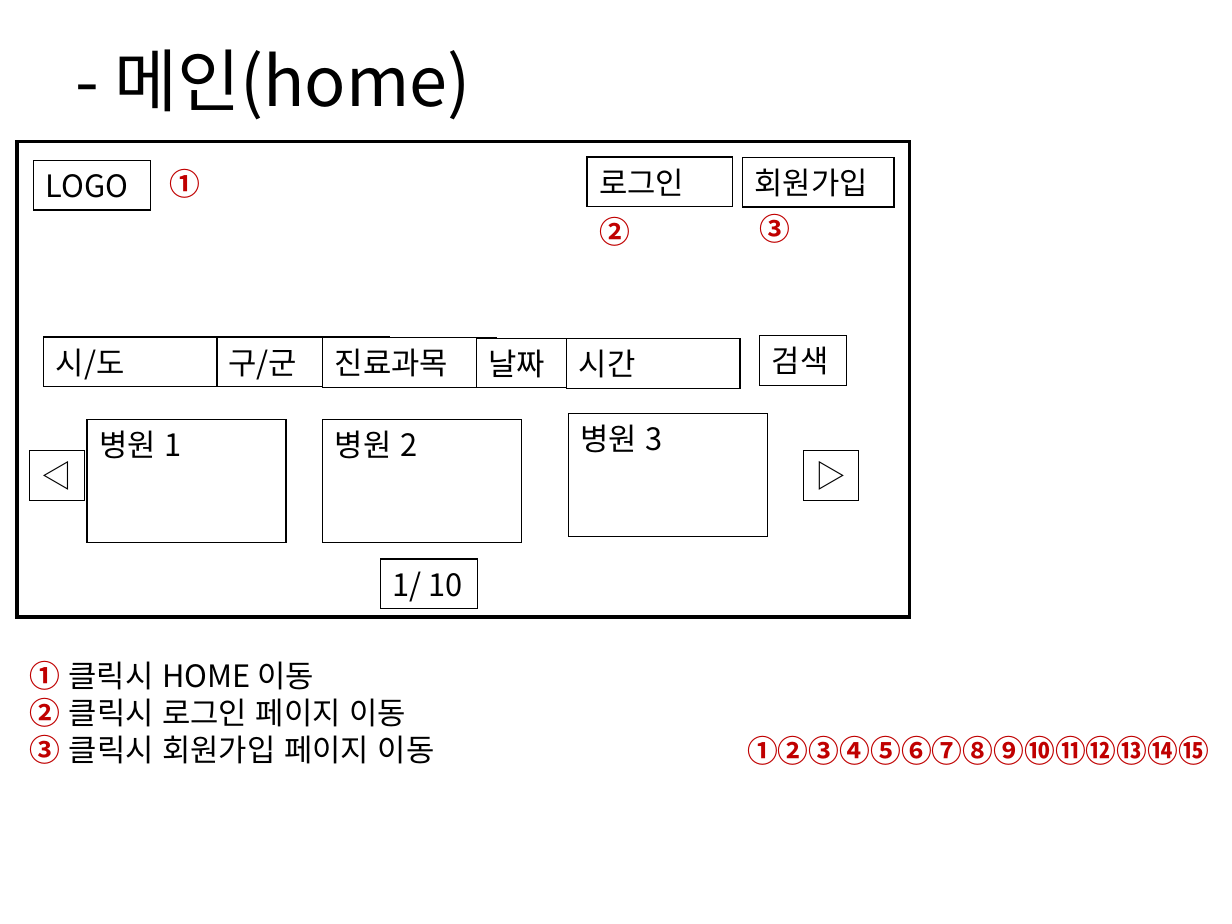
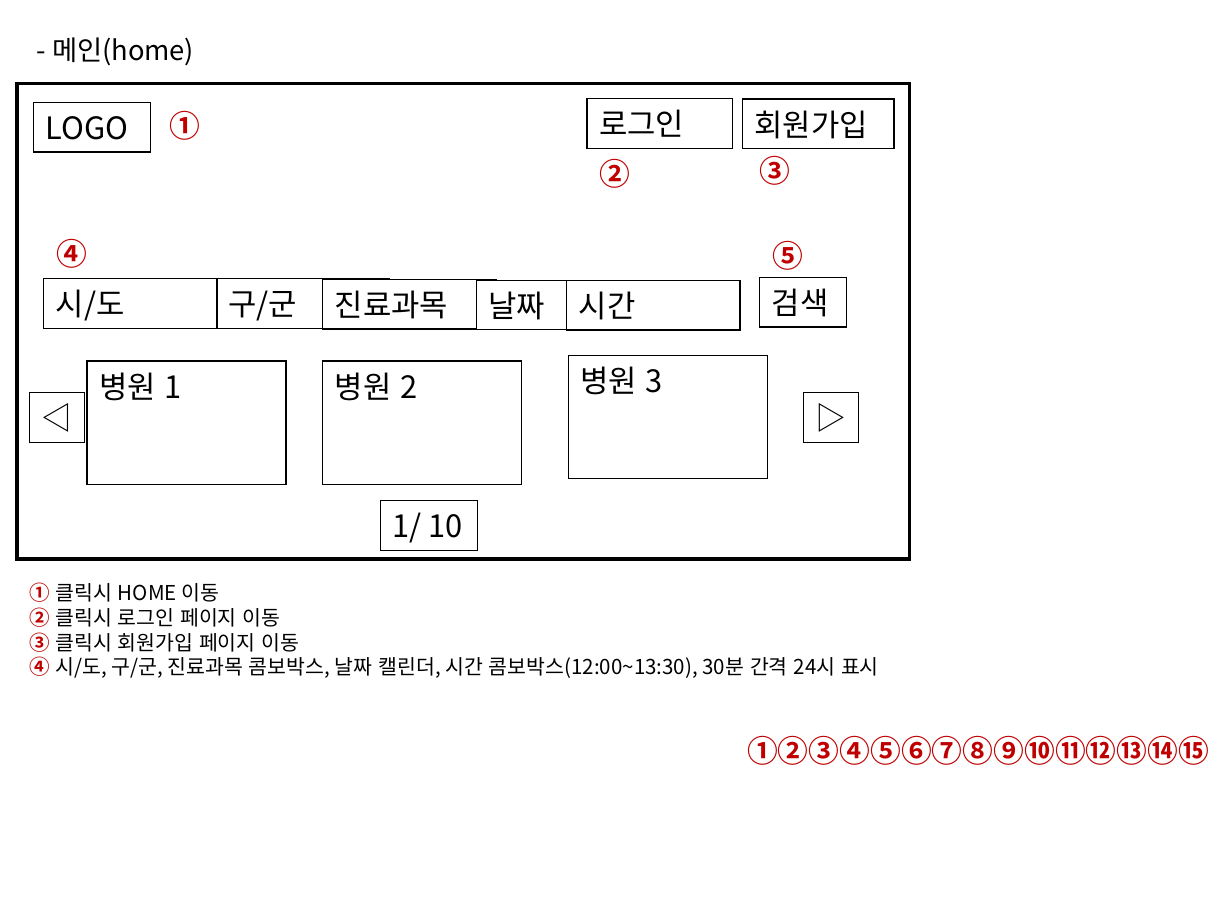
Before and after one commit to Gabintree/appintment2, a slide deck: slide 2 of 프로그램 설계.ppt. Drawn at 1232x924 pixels with LibreOffice and Linux fonts; fonts in the diff are those of the drawing. Boxes give left, top, right and bottom in pixels: in the first picture for what was removed or moved away, otherwise in the second. Text is boxed around its words. In the diff, an @@ line names an element or a change of style, - is before the commit and + after.

```diff
--- a/프로그램 설계.ppt
+++ b/프로그램 설계.ppt
@@ title "- 메인(home)": place and size @@
-title "- 메인(home)" at (114,49,470,120)
+title "- 메인(home)" at (52,37,194,66)
@@ title "- 메인(home)" at (52,37,194,66): size 40 to 16 pt @@
@@ rectangle "로그인": place and size @@
-rectangle "로그인" at (586,156,732,206)
+rectangle "로그인" at (586,99,732,148)
@@ text added at (56,238,87,268), 18 pt, text #C00000, bold @@
+④
@@ text added at (772,240,803,270), 18 pt, text #C00000, bold @@
+⑤
@@ 15 rectangles, 3 texts: place and size @@
-15 rectangles, 3 texts at (17,142,909,617)
+15 rectangles, 3 texts at (17,84,909,559)
@@ text "① 클릭시 HOME 이동": place and size @@
-text "① 클릭시 HOME 이동" at (29,660,435,764)
+text "① 클릭시 HOME 이동" at (29,582,879,678)
@@ text at (29,582,299,652): size 18 to 12 pt in "① 클릭시 HOME 이동", "② 클릭시 로그인 페이지 이동", "③ 클릭시 회원가입 페이지 이동" @@
@@ text at (29,656,879,678): paragraph added @@
+④ 시/도, 구/군, 진료과목 콤보박스, 날짜 캘린더, 시간 콤보박스(12:00~13:30), 30분 간격 24시 표시
```
Also in this commit, not shown: 4 other files.
